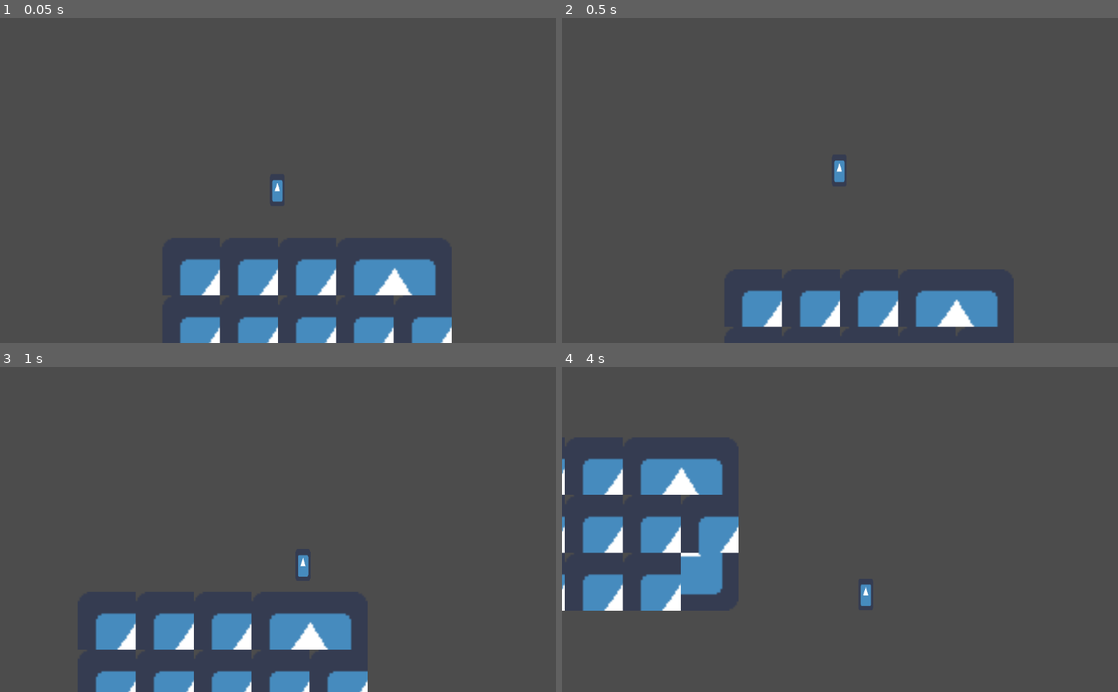
Above: before the commit, frames 1-4 (two rows, left to right).
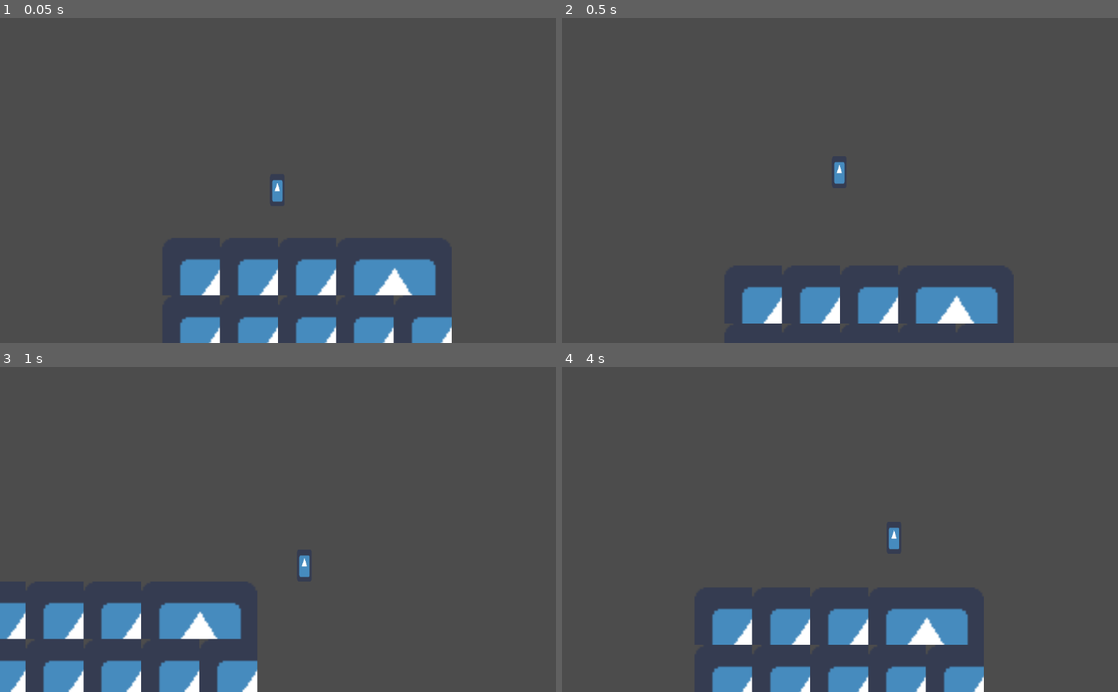
Above: after the commit, the same moments.

Repository: aridai-shi/gmtk2020
Game: Godot game, scene res://Game.tscn
The game is run twice, just before and just after one commit, with the same random seed, the same clock (stepped at 60 frames per second) and the same inputs. The project has no main scene, so this scene is started directly. The engine's default icon, where the game draws it, is replaced by a stand-in: a white triangle on a blue panel in a dark square. Sound files missing from this copy of the repository are replaced by a short silence.
Inputs:
- Up to frame 1 (0.05 s): no input
- Up to frame 2 (0.5 s): no input
- Up to frame 3 (1 s): hold Right (ui_right) from 0.53 s (still down); hold Space (ui_select) from 0.53 s (still down)
- Up to frame 4 (4 s): release Space (ui_select) at 1.28 s; tap Space (ui_select) at 1.35, 1.52, 1.82, 2.85, 3.02, 3.32 s; release Right (ui_right) at 2.03 s; hold Left (ui_left) 2.03-2.78 s; hold Space (ui_select) 2.03-2.78 s; hold Right (ui_right) from 2.78 s (still down); hold Space (ui_select) from 3.53 s (still down)

Frame 1 is identical in both runs. In frame 2, 1.3% of the frame differs, in the area x 32-79%, y 43-96%; in frame 3, 8.7%; in frame 4, 15%, in the area x 0-76%, y 28-100%.

Commit message:
Added dash

Diff:
--- a/Game.tscn
+++ b/Game.tscn
@@ -1,9 +1,8 @@
-[gd_scene load_steps=10 format=2]
+[gd_scene load_steps=9 format=2]
 
 [ext_resource path="res://Player/Player.tscn" type="PackedScene" id=1]
 [ext_resource path="res://icon.png" type="Texture" id=2]
 [ext_resource path="res://BeatPlayer.tscn" type="PackedScene" id=3]
-[ext_resource path="res://Music/placeholder.ogg" type="AudioStream" id=4]
 
 [sub_resource type="ConvexPolygonShape2D" id=1]
 points = PoolVector2Array( 0, 0, 32, 0, 32, 32, 0, 32 )
@@ -70,7 +69,6 @@
 [node name="Game" type="Node"]
 
 [node name="BeatPlayer" parent="." instance=ExtResource( 3 )]
-stream = ExtResource( 4 )
 
 [node name="Player" parent="." instance=ExtResource( 1 )]
 position = Vector2( 0, 1 )
--- a/Player/Player.gd
+++ b/Player/Player.gd
@@ -8,6 +8,7 @@
 export (float) var accel = 0.075
 var velocity = Vector2()
 var jumping = false
+var dash = true;
 
 
 func get_input():
@@ -25,16 +26,29 @@
 	if horiz < 0:
 		velocity.x -= accel*run_speed
 		$AnimatedSprite.flip_h = true
-	velocity.x = clamp(velocity.x, -run_speed, run_speed)
+	if $DashTimer.time_left <= 0:
+		velocity.x = clamp(velocity.x, -run_speed, run_speed)
 	if horiz == 0:
 		velocity.x = h_frict_damp * velocity.x
 
 func _physics_process(delta):
 	if controllable:
-		velocity.y += gravity * delta
 		get_input()
+		if Input.is_action_pressed("ui_select") && dash:
+			dash = false
+			$DashTimer.start(0.08)
 		if jumping and is_on_floor():
 			jumping = false
+		if $DashTimer.time_left > 0:
+			if !$AnimatedSprite.flip_h:
+				velocity.x = 4 * run_speed
+			else:
+				velocity.x = -4 * run_speed
+			velocity.y = 0
+		else:
+			velocity.y += gravity * delta
+		if $CoyoteTimer.time_left > 0:
+			dash = true
 		velocity = move_and_slide(velocity, Vector2(0, -1))
 		if velocity.y > 800:
 			get_tree().reload_current_scene()
--- a/Player/Player.tscn
+++ b/Player/Player.tscn
@@ -43,3 +43,6 @@
 
 [node name="CoyoteTimer" type="Timer" parent="."]
 one_shot = true
+
+[node name="DashTimer" type="Timer" parent="."]
+one_shot = true
